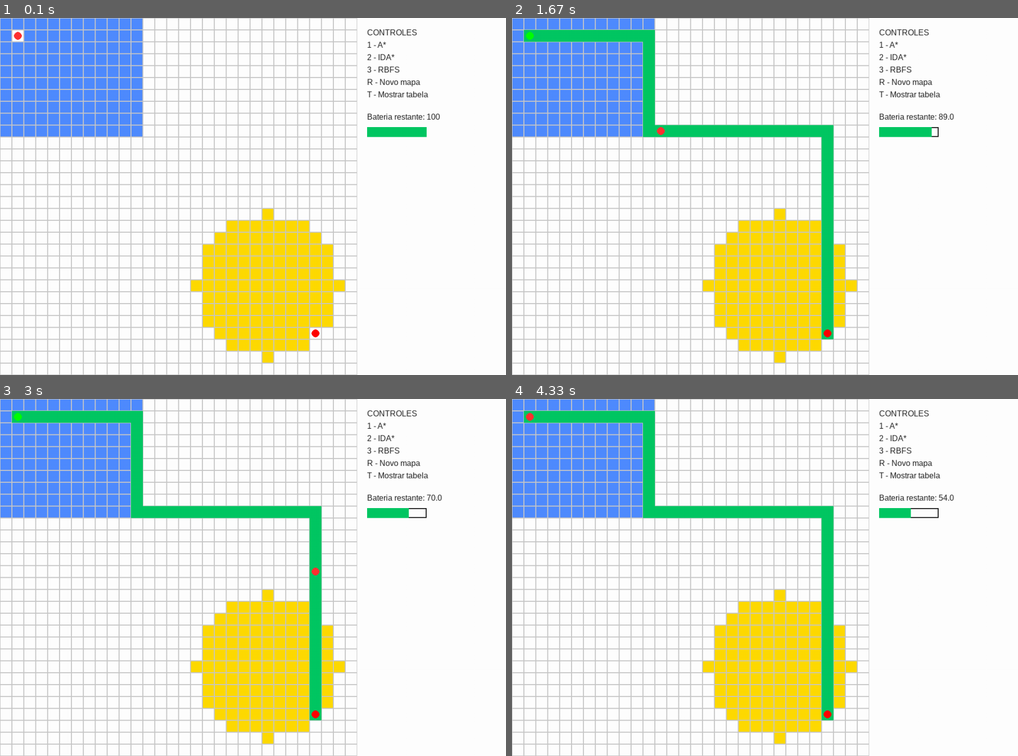
Above: before the commit, frames 1-4 (two rows, left to right).
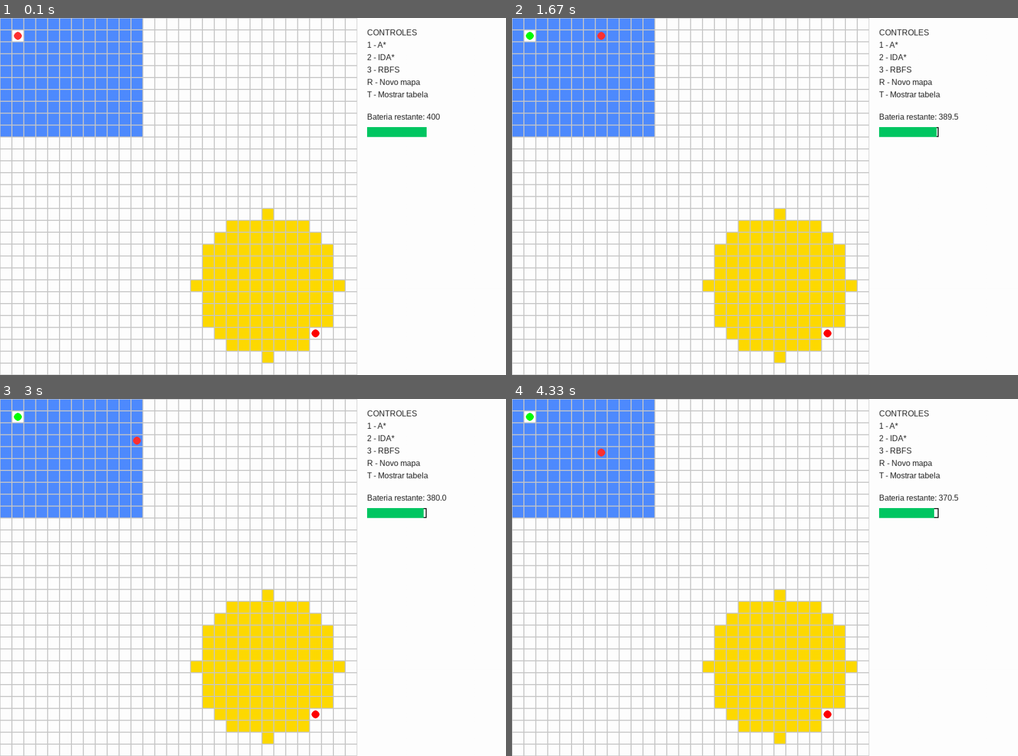
Above: after the commit, the same moments.

Repository: Trabalhos-UNIP-IA/IA_J903_Agro_Comparacao_Astar_IDAstar_RBFS
Game: pygame game, started from pygame_vizual.py
The game is run twice, just before and just after one commit, with the same random seed, the same clock (stepped at 60 frames per second) and the same inputs.
Inputs:
- Up to frame 1 (0.1 s): no input
- Up to frame 2 (1.67 s): tap 1 at 0.33 s
- Up to frame 3 (3 s): no input
- Up to frame 4 (4.33 s): no input

The runs differ from the first frame. In frame 1, less than 0.1% of the frame differs, in the area x 84-86%, y 26-29%; in frame 2, 4.2%; in frame 3, 4.2%; in frame 4, 4.3%, in the area x 2-89%, y 3-91%.

Commit message:
Função Varredura

Diff:
--- a/pygame_vizual.py
+++ b/pygame_vizual.py
@@ -1,6 +1,5 @@
 import pygame
 import heapq
-import random
 import time
 import tracemalloc
 import matplotlib.pyplot as plt
@@ -24,7 +23,7 @@
 clock = pygame.time.Clock()
 fonte = pygame.font.SysFont("Arial", 16)
 
-E_MAX = 100  # energia máxima do drone
+E_MAX = 400  # energia máxima do drone
 CUSTO_MOVIMENTO = 1  # custo de energia para cada movimento
 bateria = E_MAX
 largura_barra = 120
@@ -43,6 +42,7 @@
 VERDE = (0, 200, 100)
 VERMELHO = (255, 50, 50)
 CINZA = (200, 200, 200)
+VERDE_GRAMA = (120, 200, 120)
 
 # =============================
 # POSIÇÕES
@@ -73,13 +73,6 @@
         for j in range(COLUNAS):
             if (i - cx) ** 2 + (j - cy) ** 2 <= r**2:
                 grid[i][j] = 3
-
-    # obstáculos
-    # for i in range(LINHAS):
-    #     for j in range(COLUNAS):
-
-    #         if grid[i][j] == 0 and random.random() < 0.18:
-    #             grid[i][j] = 1
 
     # garantir start e goal livres
     grid[start[0]][start[1]] = 0
@@ -305,7 +298,44 @@
 
 
 # =============================
-# PERFORMANCE oo
+# VARREDURA DE REGIÕES
+# =============================
+
+
+def pegar_regiao(grid, valor):
+    celulas = []
+
+    for i in range(len(grid)):
+        for j in range(len(grid[0])):
+            if grid[i][j] == valor:
+                celulas.append((i, j))
+
+    return celulas
+
+
+def varrer_area(celulas):
+    path = []
+
+    linhas = {}
+
+    for x, y in celulas:
+        if x not in linhas:
+            linhas[x] = []
+        linhas[x].append((x, y))
+
+    for i, linha in enumerate(sorted(linhas.keys())):
+        pontos = sorted(linhas[linha], key=lambda p: p[1])
+
+        if i % 2 == 0:
+            path.extend(pontos)
+        else:
+            path.extend(pontos[::-1])
+
+    return path
+
+
+# =============================
+# PERFORMANCE
 # =============================
 
 performance = []
@@ -317,7 +347,31 @@
 
     t0 = time.perf_counter()
 
-    path = func(start, goal)
+    # pegar regiões
+    area_azul = pegar_regiao(grid, 2)
+    area_amarela = pegar_regiao(grid, 3)
+
+    # gerar varredura
+    varredura_azul = varrer_area(area_azul)
+    varredura_amarela = varrer_area(area_amarela)
+
+    # caminho até área azul
+    path1 = func(start, varredura_azul[0])
+
+    # varrer área azul
+    path2 = varredura_azul
+
+    # caminho até área amarela
+    path3 = func(varredura_azul[-1], varredura_amarela[0])
+
+    # varrer área amarela
+    path4 = varredura_amarela
+
+    # caminho total
+    path = path1 + path2 + path3 + path4
+    # verificar se as áreas existem
+    if not varredura_azul or not varredura_amarela:
+        return None, 0, 0
 
     t1 = time.perf_counter()
 
@@ -423,7 +477,7 @@
             rect = pygame.Rect(j * TAMANHO, i * TAMANHO, TAMANHO, TAMANHO)
 
             if grid[i][j] == 1:
-                pygame.draw.rect(tela, [0,100,0], rect)
+                pygame.draw.rect(tela, PRETO, rect)
 
             elif grid[i][j] == 2:
                 pygame.draw.rect(tela, AZUL, rect)
@@ -432,13 +486,6 @@
                 pygame.draw.rect(tela, AMARELO, rect)
 
             pygame.draw.rect(tela, CINZA, rect, 1)
-
-    if path:
-
-        for x, y in path:
-
-            rect = pygame.Rect(y * TAMANHO, x * TAMANHO, TAMANHO, TAMANHO)
-            pygame.draw.rect(tela, VERDE, rect)
 
     # start
     pygame.draw.circle(
